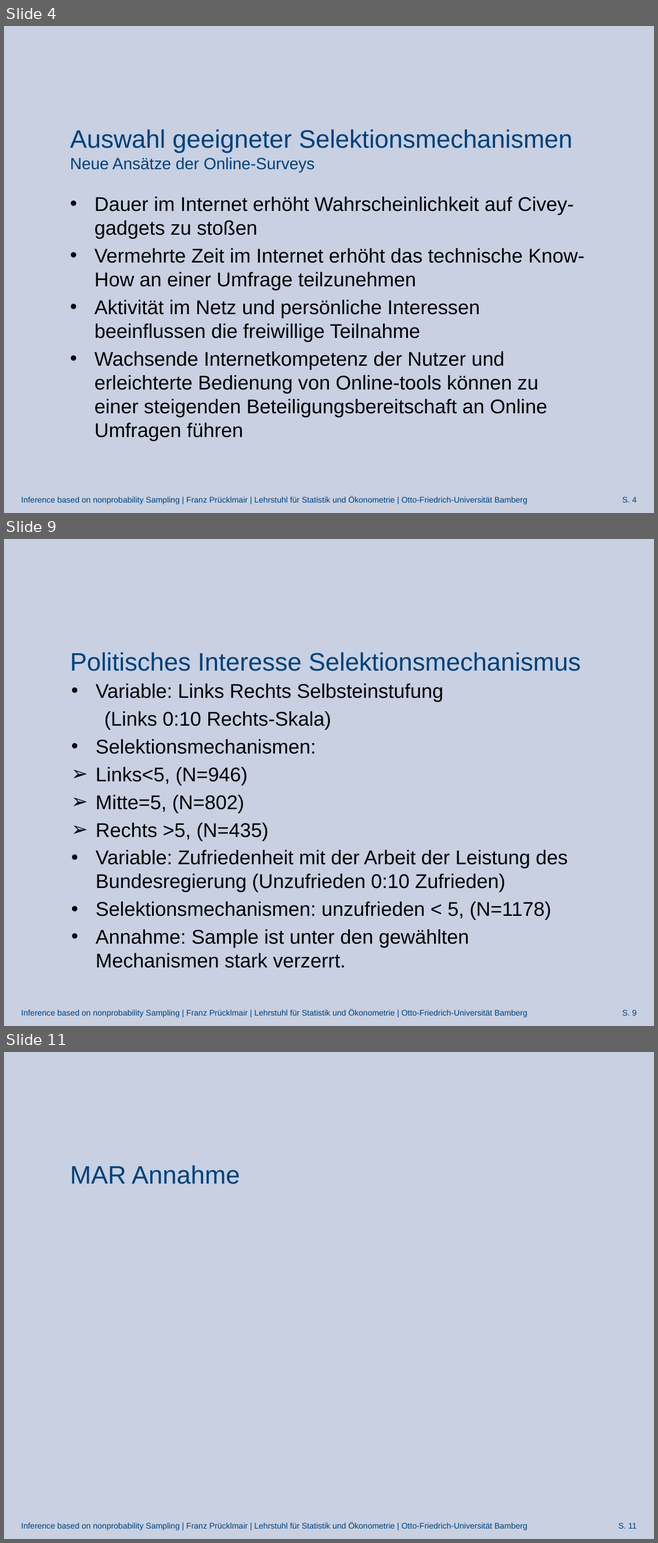
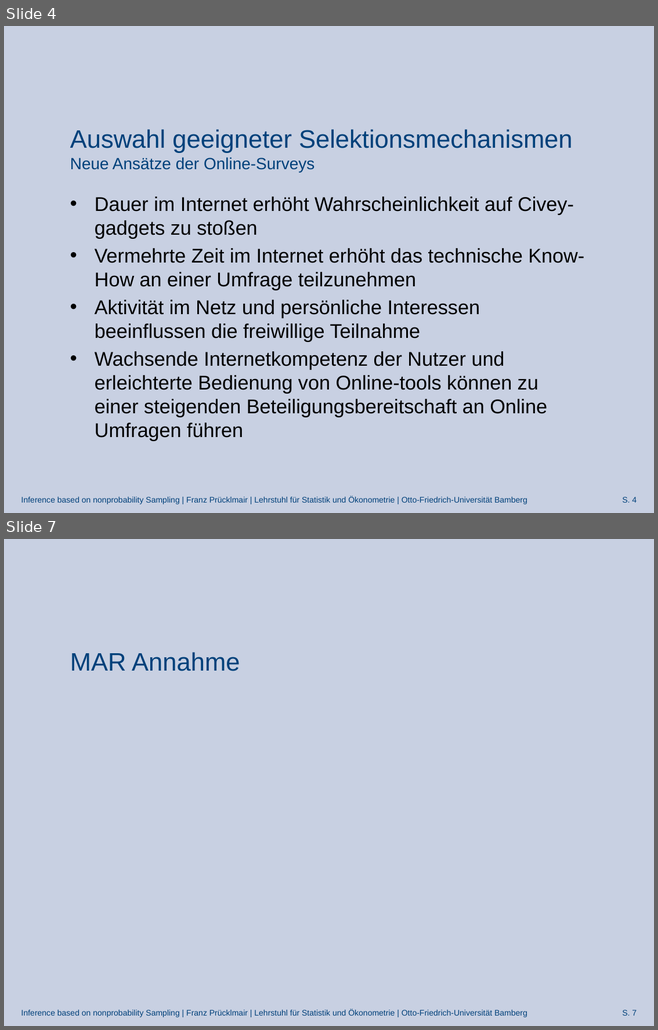
Before and after one commit to FranzPruecklmair/Civey, a slide deck: Präsentation_JF_29.04.2022.pptx. Shown one above the other, each under a label of ours: slides 4, 9 and 11 before the commit, slides 4 and 7 after it; the slides between them are not shown. The pictures are 658x1543 and 658x1030 pixels, drawn with LibreOffice and Linux fonts; fonts in the diff are those of the drawing; grey boxes stand for pictures; background and template pictures are left out. Boxes give left, top, right and bottom in pixels: in the first picture for what was removed or moved away, otherwise in the second. Text is boxed around its words. In the diff, an @@ line names an element or a change of style, - is before the commit and + after.

Commit message:
Präsi + Internet dauer SAR Annahme Korrigiert

```diff
--- a/Präsentation_JF_29.04.2022.pptx
+++ b/Präsentation_JF_29.04.2022.pptx
@@ slide 9 removed at bbox=[4, 539, 654, 1026], background picture (left out); not listed: 2 template elements that a slide beside it also shows @@
@@ title removed at bbox=[70, 652, 581, 671] @@
-Politisches Interesse Selektionsmechanismus
@@ text removed at bbox=[96, 683, 567, 968] @@
-• Variable: Links Rechts Selbsteinstufung
-(Links 0:10 Rechts-Skala)
-• Selektionsmechanismen:
-➢ Links<5, (N=946)
-➢ Mitte=5, (N=802)
-➢ Rechts >5, (N=435)
-• Variable: Zufriedenheit mit der Arbeit der Leistung des Bundesregierung (Unzufrieden 0:10 Zufrieden)
-• Selektionsmechanismen: unzufrieden < 5, (N=1178)
-• Annahme: Sample ist unter den gewählten Mechanismen stark verzerrt.
@@ what was slide 11 is now slide 7 @@
@@ page number at bbox=[622, 1010, 636, 1016]: text changed @@
-S. 11
+S. 7
```
Also in this commit, not shown: 8 slides changed, 6 slides added, 9 other slides removed, 2 other files.
